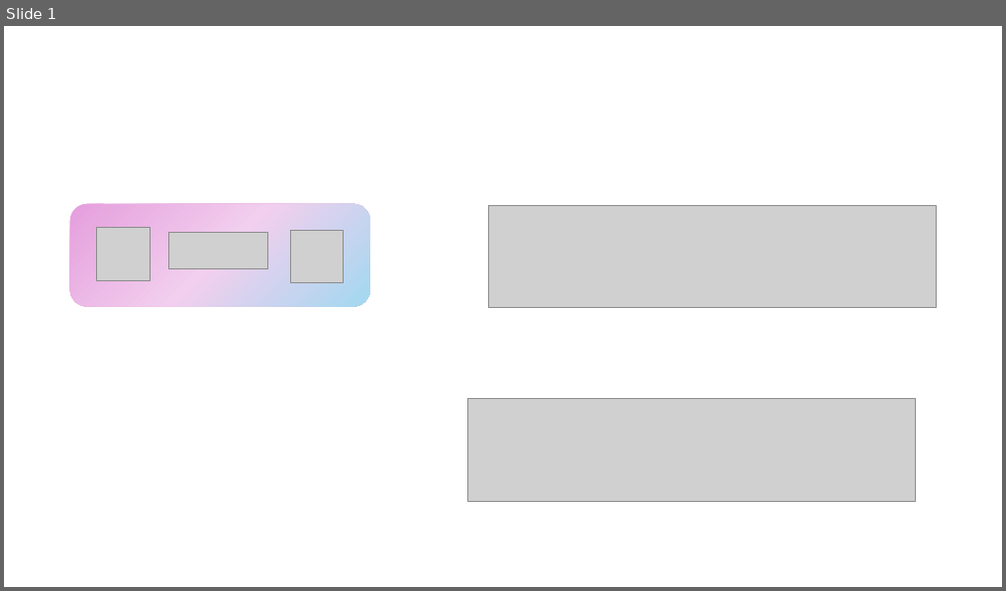
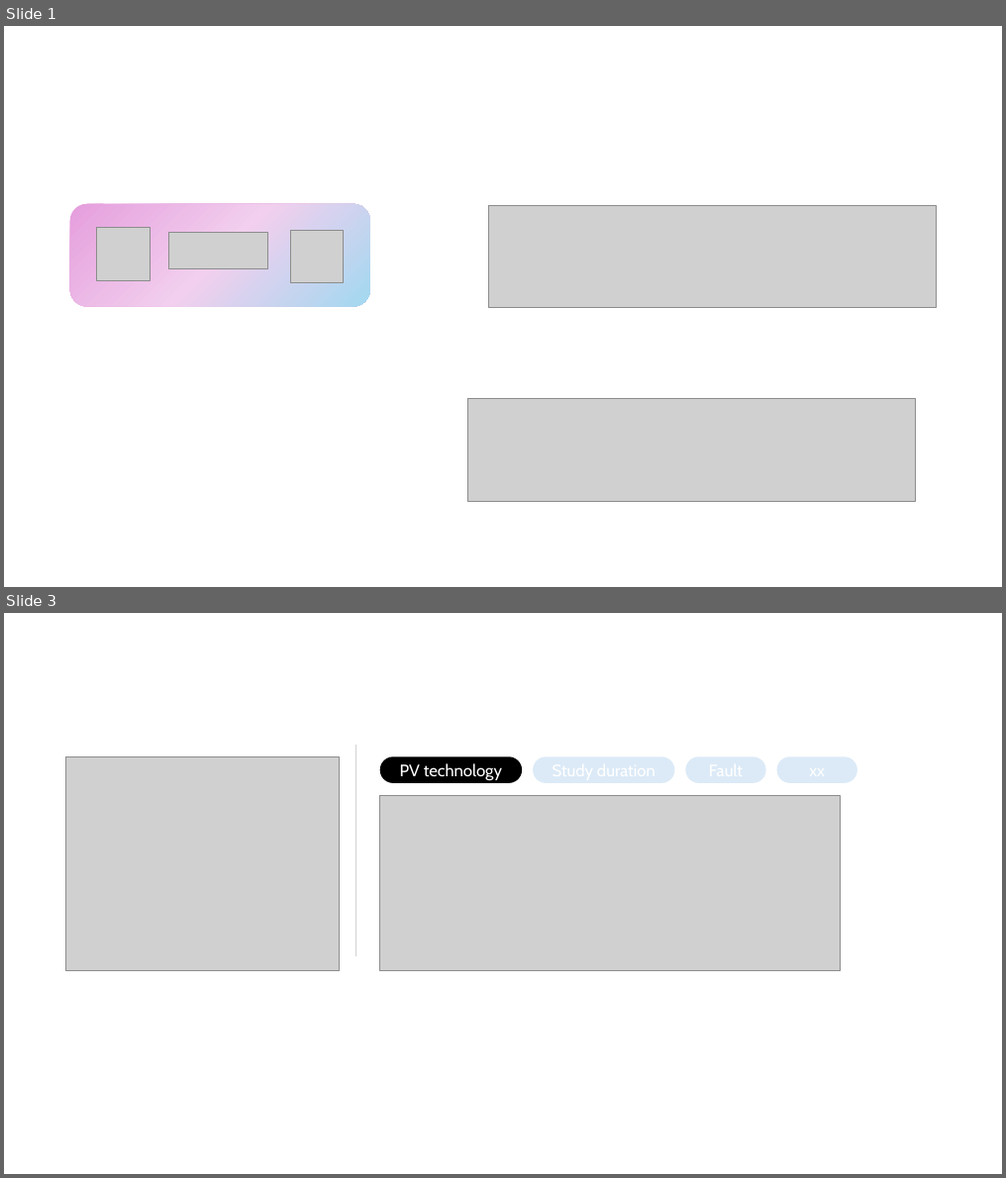
Before and after one commit to lbj2011/pvtools, a slide deck: fig.pptx. Shown one above the other, each under a label of ours: slide 1 before the commit, slides 1 and 3 after it; the slides between them are not shown. The pictures are 1006x591 and 1006x1178 pixels, drawn with LibreOffice and Linux fonts; fonts in the diff are those of the drawing; grey boxes stand for pictures. Boxes give left, top, right and bottom in pixels: in the first picture for what was removed or moved away, otherwise in the second. Text is boxed around its words. In the diff, an @@ line names an element or a change of style, - is before the commit and + after.

```diff
--- a/fig.pptx
+++ b/fig.pptx
@@ slide 3 added at (4,613,1002,1174), background #FFFFFF @@
@@ picture added at (66,757,340,970) @@
@@ line added from (355, 745) to (355, 957), #D1D1D1 1.5 pt @@
@@ rounded rectangle added at (380,757,522,783), fill #000000, 16 pt, text #FFFFFF @@
+PV technology
@@ rounded rectangle added at (533,757,675,783), fill #DCEAF7 @@
@@ rounded rectangle added at (686,757,767,783), fill #DCEAF7 @@
@@ rounded rectangle added at (777,757,858,783), fill #DCEAF7 @@
@@ picture added at (380,796,841,970) @@
```
Also in this commit, not shown: 1 other slide added, 8 other files.
